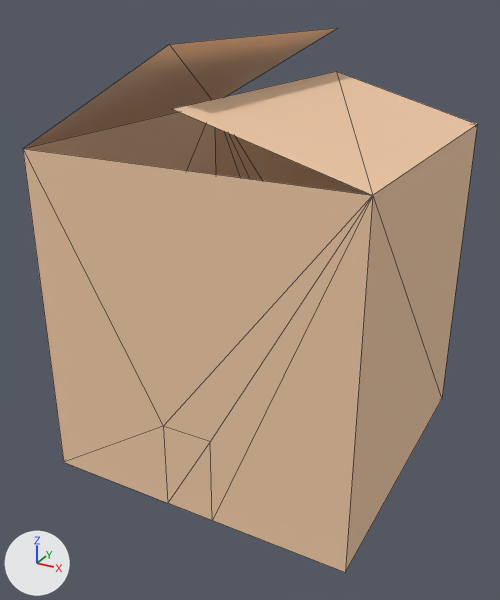
The glTF model assets/props/furniture/cardboardBoxClosed.glb as it was, and as the next commit left it.
One viewpoint serves both versions: a 50 mm camera at (0.31, -0.29, 0.302) aimed at (0.101, 0.089, 0.112). Lighting does not change. The marker at lower left points along +X, +Y and +Z. The older version comes first. Mesh edges are drawn as thin lines. Vertices at exactly the same position are counted once.

The first picture shows 'cardboardBoxClosed(Clone)'.
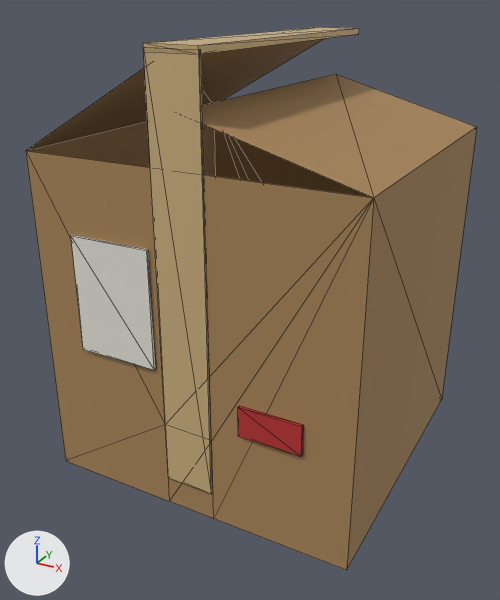
Location of each change, (x1, y1, x2, y2) in pixels of the pictures (500 x 600 px):
'cardboardBoxClosed(Clone)', reshaped, moved, rescaled
    before: (23, 28, 477, 572)
    after: (26, 27, 477, 570)
part 1 of me_mesh_cardboardboxclosed, added (brown)
    after: (143, 27, 359, 54)
part 2 of me_mesh_cardboardboxclosed, added (brown)
    after: (143, 47, 212, 493)
part 3 of me_mesh_cardboardboxclosed, added
    after: (71, 235, 156, 370)
part 4 of me_mesh_cardboardboxclosed, added (red)
    after: (238, 406, 304, 456)
part 5 of me_mesh_cardboardboxclosed, recoloured (beige to brown)
    before: (23, 28, 477, 572)
    after: (26, 39, 477, 570)

Patch to the scene script:
```diff
--- a/assets/props/furniture/cardboardBoxClosed.glb.py
+++ b/assets/props/furniture/cardboardBoxClosed.glb.py
@@ mat_tape @@
+mat_tape = principled_material('tape')
+mat_tape.base_color = (0.62, 0.45, 0.22)  # brown #ceb381
+mat_tape.roughness = 0.35
@@ mat_kraft @@
+mat_kraft = principled_material('kraft')
+mat_kraft.base_color = (0.4, 0.24, 0.1)  # brown #aa8659
+mat_kraft.roughness = 0.8
@@ mat_paper @@
+mat_paper = principled_material('paper')
+mat_paper.base_color = (0.8, 0.78, 0.7)  # white #e7e5da
+mat_paper.roughness = 0.9
@@ mat_red @@
+mat_red = principled_material('red')
+mat_red.base_color = (0.5, 0.03, 0.03)  # red #bc3030
+mat_red.roughness = 0.7
@@ me_mesh_cardboardboxclosed @@
 # used by ob_cardboardboxclosed_clone; location = (0.0, 0.0, 0.0)
-me_mesh_cardboardboxclosed.from_pydata(...)  # 20 vertices, 30 faces; spans x 0.0..0.212, y 0.0..0.212, z 0.0..0.281
+me_mesh_cardboardboxclosed.from_pydata(...)  # 52 vertices, 78 faces; spans x 0.0..0.212, y -0.002..0.213, z 0.0..0.283
+# me_mesh_cardboardboxclosed part 1: a new loose piece, a box spanning x 0.0902..0.1222, y -0.001..0.2135, z 0.279..0.283, in mat_tape (brown #ceb381)
+# me_mesh_cardboardboxclosed part 2: a new loose piece, a box spanning x 0.0902..0.1222, y -0.001..0.001, z 0.02..0.281, in mat_tape (brown #ceb381)
+# me_mesh_cardboardboxclosed part 3: a new loose piece, a box spanning x 0.03..0.085, y -0.002..0.0, z 0.0983..0.1742, in mat_paper (white #e7e5da)
+# me_mesh_cardboardboxclosed part 4: a new loose piece, a box spanning x 0.1425..0.1825, y -0.002..0.0, z 0.0702..0.0899, in mat_red (red #bc3030)
+# me_mesh_cardboardboxclosed part 5: 30 faces spanning x 0.0..0.212, y 0.0..0.212, z 0.0..0.281 switch from mat_wood (beige #f3cca8) to mat_kraft (brown #aa8659)
+me_mesh_cardboardboxclosed.materials.append(mat_tape)  # brown #ceb381
+me_mesh_cardboardboxclosed.materials.append(mat_paper)  # white #e7e5da
+me_mesh_cardboardboxclosed.materials.append(mat_red)  # red #bc3030
@@ ob_cardboardboxclosed_clone @@
 ob_cardboardboxclosed_clone = bpy.data.objects.new('cardboardBoxClosed(Clone)', me_mesh_cardboardboxclosed)
-ob_cardboardboxclosed_clone.location = (0.0, 0.0, 0.0)
+ob_cardboardboxclosed_clone.location = (0.0, 0.002, 0.0)
+ob_cardboardboxclosed_clone.scale = (1.0, 0.986, 0.993)
```
